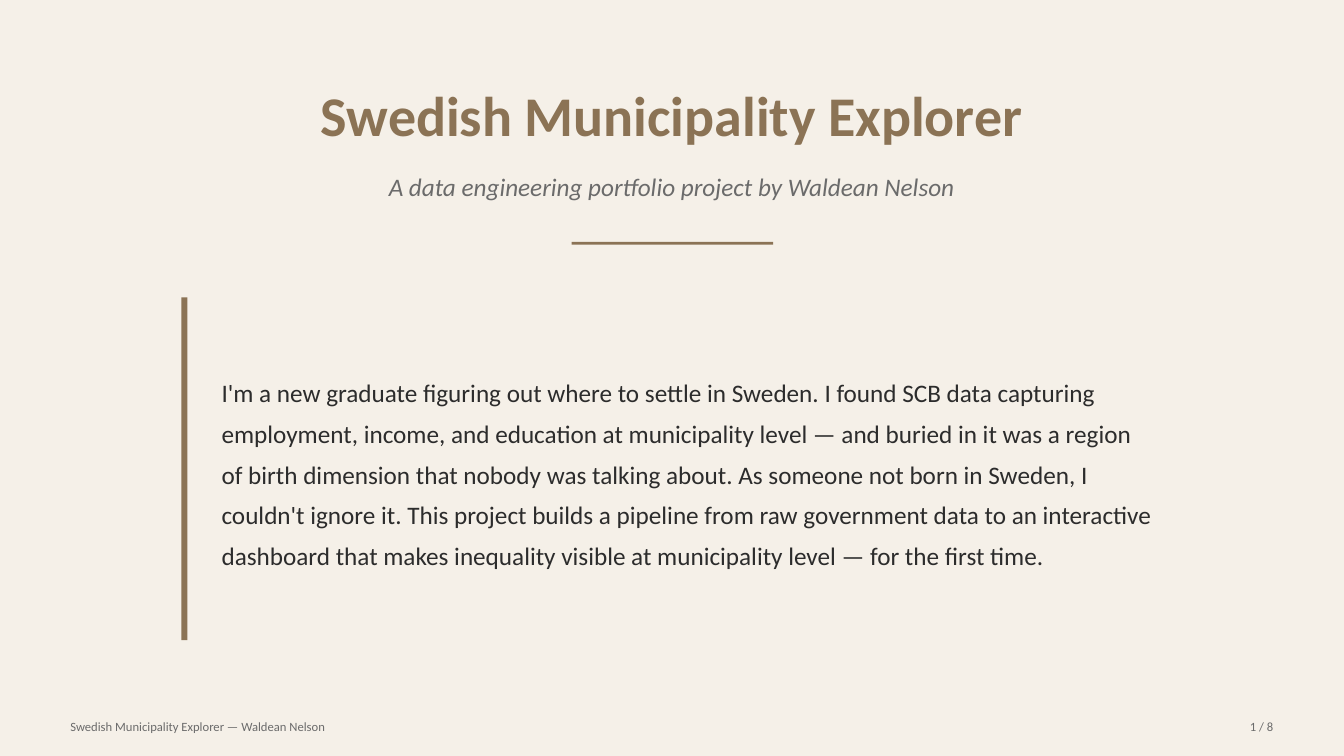
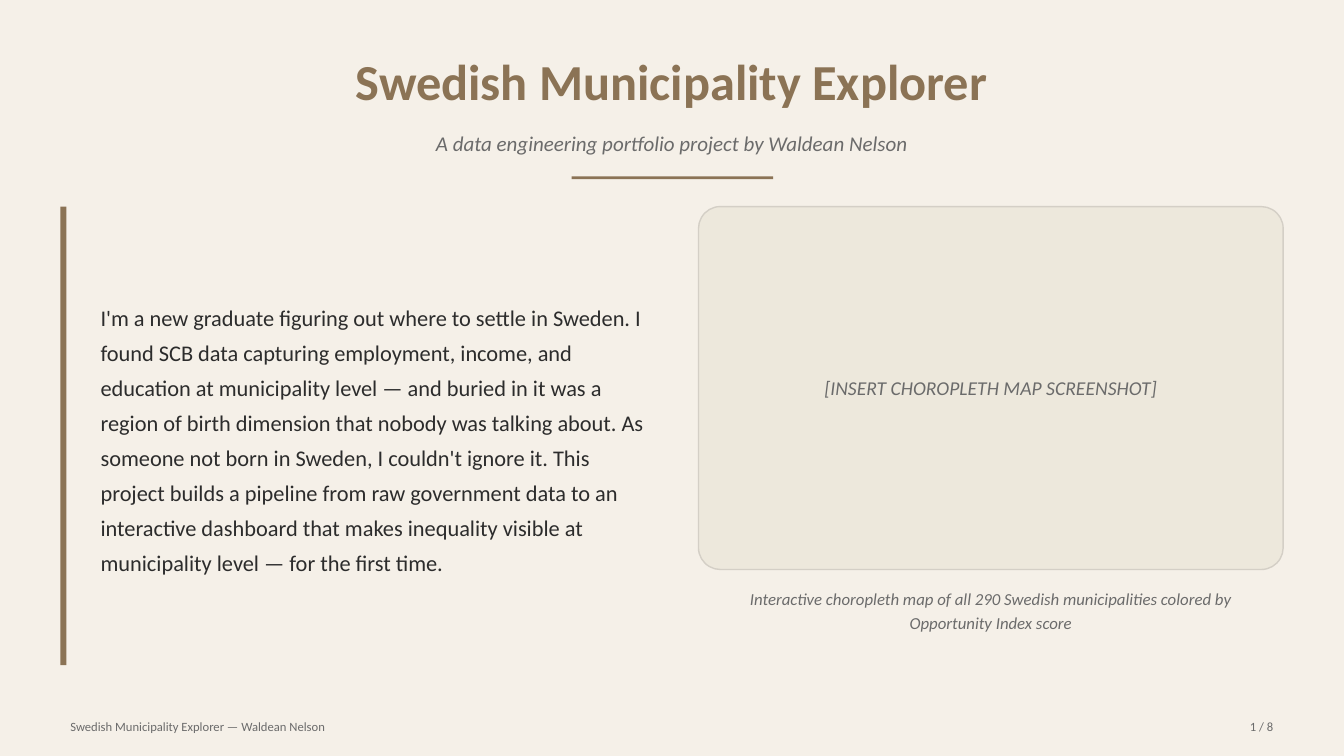
Before and after one commit to nelsonwv/swedish-municipality-explorer, a slide deck: slide 1 of presentations/swedish_municipality_explorer.pptx. Drawn at 1344x756 pixels with LibreOffice and Linux fonts; fonts in the diff are those of the drawing. Boxes give left, top, right and bottom in pixels: in the first picture for what was removed or moved away, otherwise in the second. Text is boxed around its words. In the diff, an @@ line names an element or a change of style, - is before the commit and + after.

```diff
--- a/presentations/swedish_municipality_explorer.pptx
+++ b/presentations/swedish_municipality_explorer.pptx
@@ text "Swedish Municipality Explorer": place and size @@
-text "Swedish Municipality Explorer" at [321, 96, 1022, 145]
+text "Swedish Municipality Explorer" at [356, 64, 987, 108]
@@ text "Swedish Municipality Explorer" at [356, 64, 987, 108]: size 40 to 36 pt @@
@@ text "A data engineering portfolio project ...": place and size @@
-text "A data engineering portfolio project ..." at [389, 178, 954, 201]
+text "A data engineering portfolio project ..." at [436, 136, 907, 155]
@@ text "A data engineering portfolio project ..." at [436, 136, 907, 155]: size 18 to 15 pt @@
@@ rectangle: place and size @@
-rectangle at [572, 242, 773, 245]
+rectangle at [572, 176, 773, 179]
@@ rectangle: place and size @@
-rectangle at [181, 297, 188, 640]
+rectangle at [60, 207, 67, 665]
@@ text "I'm a new graduate figuring ...": place and size @@
-text "I'm a new graduate figuring ..." at [222, 384, 1151, 569]
+text "I'm a new graduate figuring ..." at [101, 310, 644, 575]
@@ text "I'm a new graduate figuring ..." at [101, 310, 644, 575]: size 18 to 16 pt; line spacing 1.35 to 1.3 @@
@@ rounded rectangle added at [699, 207, 1284, 570], fill #EDE8DC, outline #D4CFC6 1 pt, 14 pt, text #6B6B6B, italic @@
+[INSERT CHOROPLETH MAP SCREENSHOT]
@@ text added at [750, 593, 1231, 632], 12 pt, text #6B6B6B, italic @@
+Interactive choropleth map of all 290 Swedish municipalities colored by Opportunity Index score
```
Also in this commit, not shown: 5 other slides changed, 2 other files.
